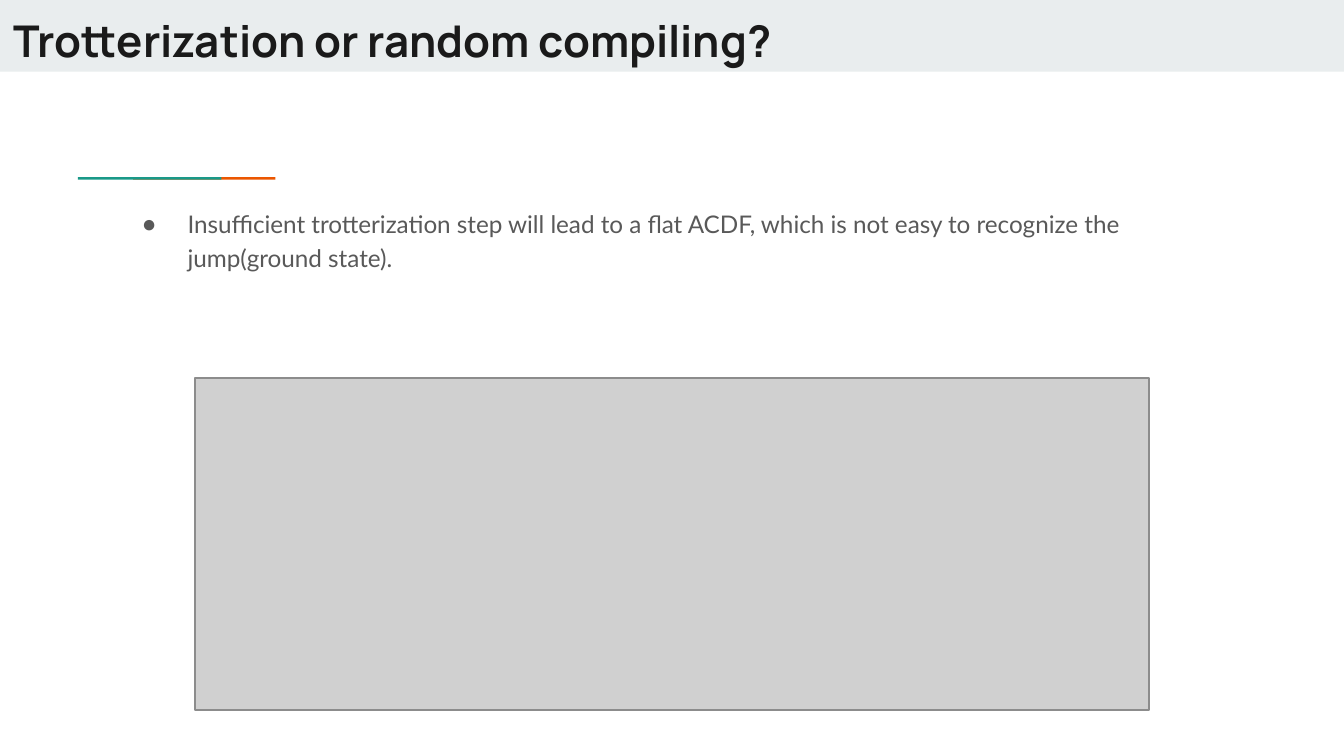
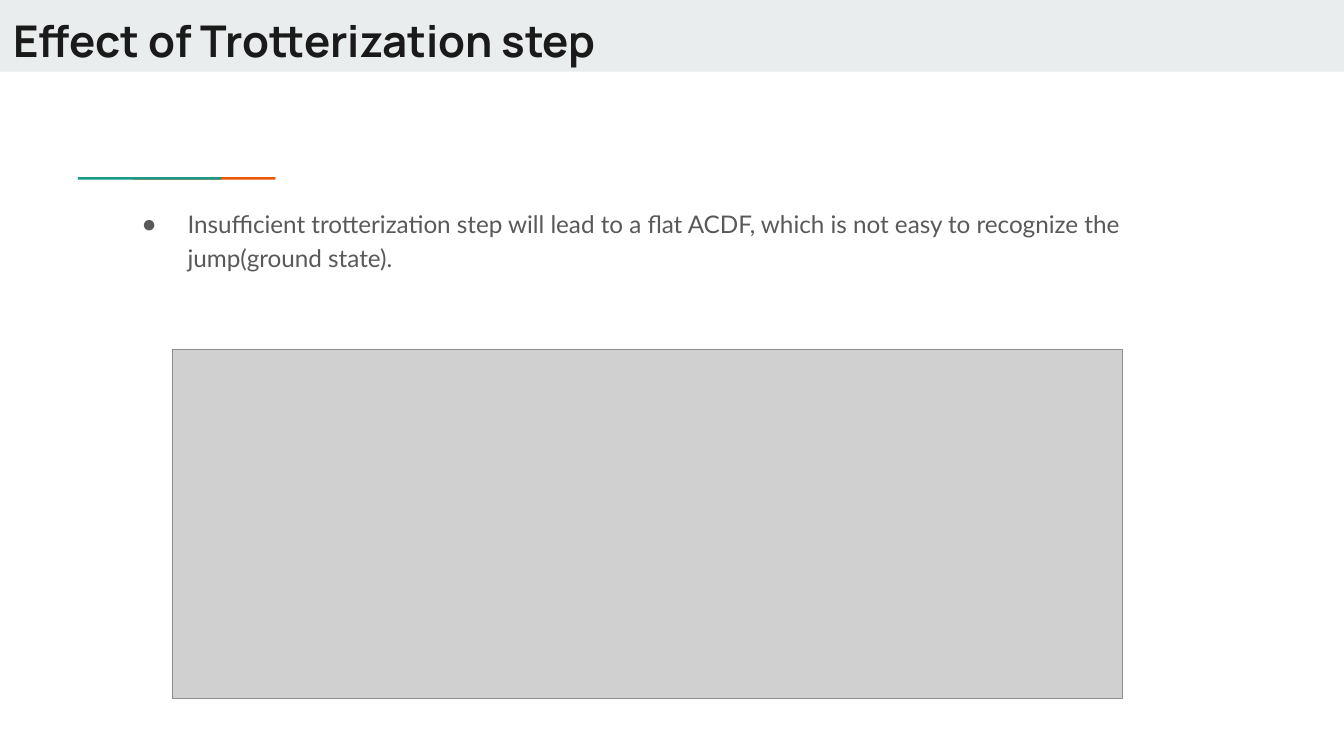
Before and after one commit to Dran-Z/QHack2023-SunnyDelft, a slide deck: slide 8 of QHack-SunnyDelft.pptx (slide 7 before the commit). Drawn at 1344x756 pixels with LibreOffice and Linux fonts; fonts in the diff are those of the drawing; grey boxes stand for pictures. Boxes give left, top, right and bottom in pixels: in the first picture for what was removed or moved away, otherwise in the second. Text is boxed around its words. In the diff, an @@ line names an element or a change of style, - is before the commit and + after.

```diff
--- a/QHack-SunnyDelft.pptx
+++ b/QHack-SunnyDelft.pptx
@@ title at [13, 25, 596, 68]: text changed @@
-Trotterization or random compiling?
+Effect of Trotterization step
@@ picture: place and size @@
-picture at [195, 378, 1149, 710]
+picture at [172, 349, 1122, 699]
```
Also in this commit, not shown: 4 other slides changed, 5 slides added, 3 slides removed, 7 other files.
